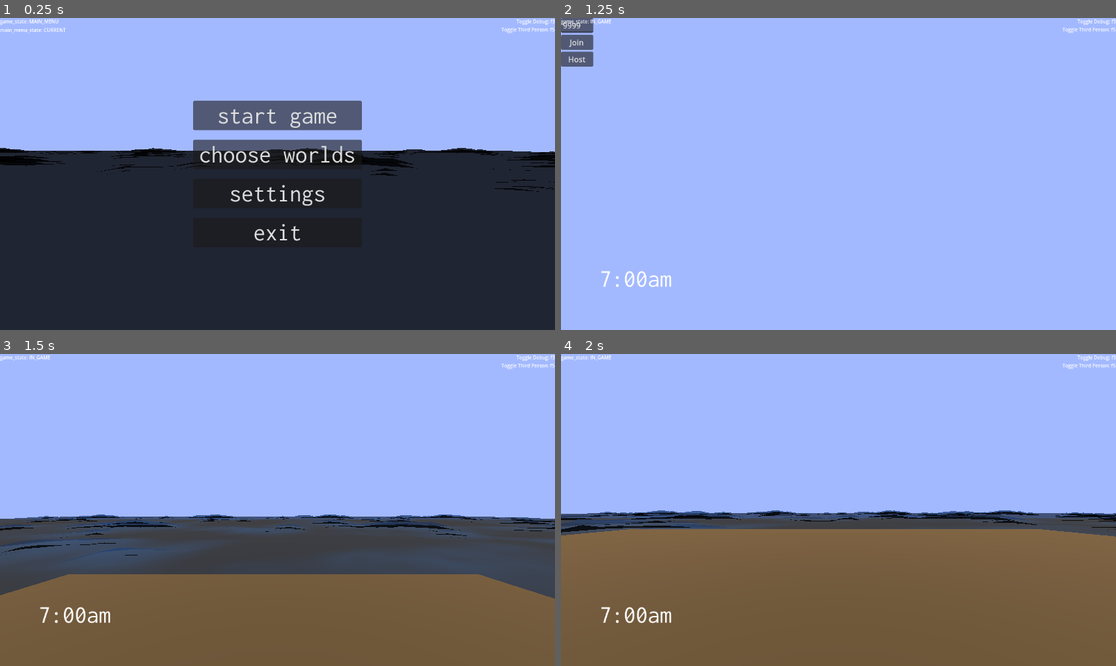
Above: before the commit, frames 1-4 (two rows, left to right).
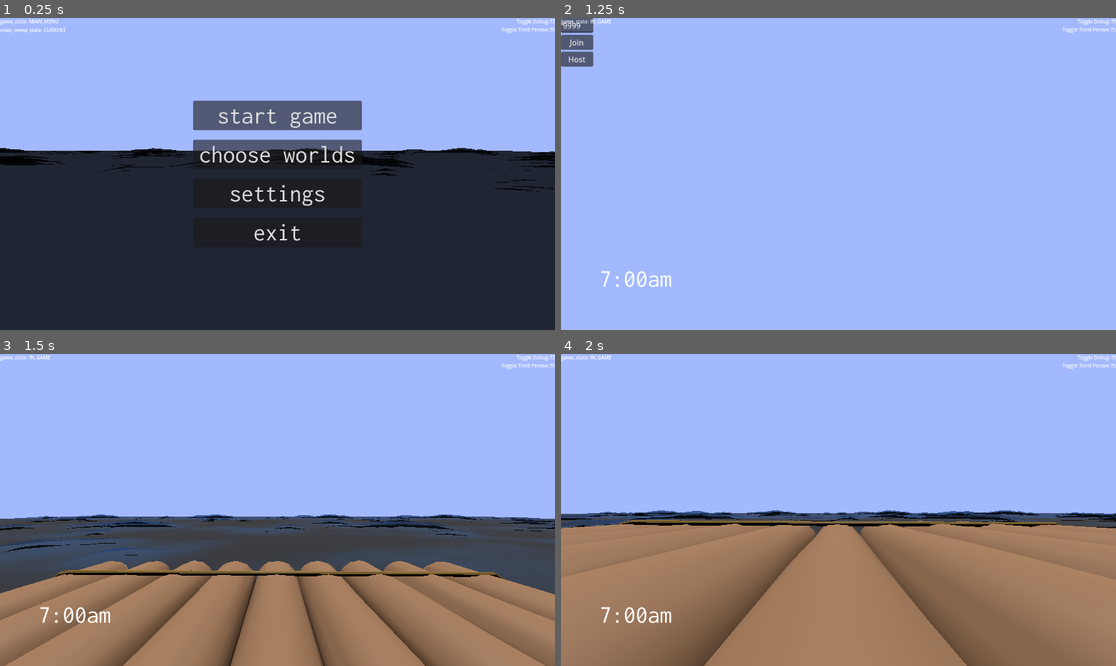
Above: after the commit, the same moments.

Repository: illogicalapple/open-water
Game: Godot game, scene res://scenes/start_menu.tscn
Same seed, same stepped clock (60 frames per second), same inputs: the game is played once before the commit and once after it.
Inputs:
- Up to frame 1 (0.25 s): no input
- Up to frame 2 (1.25 s): click "start game" at 0.5 s
- Up to frame 3 (1.5 s): click "Host" at 1.25 s
- Up to frame 4 (2 s): no input

Frames 1-2 are identical in both runs. In frame 3, 25% of the frame differs, in the area x 0-100%, y 66-100%; in frame 4, 36%, in the area x 0-100%, y 53-100%.

Commit message:
added raft

Diff:
--- a/main.tscn
+++ b/main.tscn
@@ -1,8 +1,9 @@
-[gd_scene load_steps=18 format=3 uid="uid://ce17c81jacq53"]
+[gd_scene load_steps=19 format=3 uid="uid://ce17c81jacq53"]
 
 [ext_resource type="Script" path="res://main.gd" id="1_whca7"]
 [ext_resource type="Shader" path="res://main.gdshader" id="2_6w6rm"]
 [ext_resource type="PackedScene" uid="uid://d2mnnap7exmi7" path="res://scenes/gui.tscn" id="3_lgndg"]
+[ext_resource type="PackedScene" uid="uid://b0ndy6yikdj1u" path="res://assets/3D models/raft.gltf" id="4_bs8uy"]
 
 [sub_resource type="StandardMaterial3D" id="StandardMaterial3D_0ntqk"]
 albedo_color = Color(0.411765, 0.313726, 0.188235, 1)
@@ -87,7 +88,11 @@
 [node name="Floor" type="StaticBody3D" parent="."]
 transform = Transform3D(1, 0, 0, 0, 1, 0, 0, 0, 1, -0.310413, -0.0586481, 0.210363)
 
+[node name="raft" parent="Floor" instance=ExtResource("4_bs8uy")]
+transform = Transform3D(18, 0, 0, 0, 18, 0, 0, 0, 18, -14.3, -1.04201, -0.210363)
+
 [node name="Floor" type="MeshInstance3D" parent="Floor"]
+visible = false
 material_override = SubResource("StandardMaterial3D_0ntqk")
 mesh = SubResource("BoxMesh_qy1k6")
 skeleton = NodePath("../..")
@@ -95,13 +100,13 @@
 [node name="CollisionShape3D" type="CollisionShape3D" parent="Floor"]
 shape = SubResource("BoxShape3D_i6wcq")
 
-[node name="Area3D" type="Area3D" parent="."]
+[node name="Water" type="Area3D" parent="."]
 transform = Transform3D(1, 0, 0, 0, 1, 0, 0, 0, 1, 0, -5.25731, 0)
 
-[node name="CollisionShape3D" type="CollisionShape3D" parent="Area3D"]
+[node name="CollisionShape3D" type="CollisionShape3D" parent="Water"]
 shape = SubResource("BoxShape3D_dvrvf")
 
-[node name="MeshInstance3D" type="MeshInstance3D" parent="Area3D"]
+[node name="ff" type="MeshInstance3D" parent="Water"]
 transform = Transform3D(1, 0, 0, 0, 1, 0, 0, 0, 1, 0, 1.58211, 0)
 material_override = SubResource("ShaderMaterial_wawqv")
 cast_shadow = 0
@@ -118,15 +123,6 @@
 material_override = SubResource("StandardMaterial3D_j1bh7")
 cast_shadow = 0
 mesh = SubResource("BoxMesh_brgo6")
-
-[node name="MultiplayerSpawner" type="MultiplayerSpawner" parent="."]
-_spawnable_scenes = PackedStringArray("res://player_character/player_character.tscn")
-spawn_path = NodePath("..")
-
-[node name="TimeSet" type="Timer" parent="."]
-process_mode = 3
-wait_time = 2.0
-autostart = true
 
 [node name="fencing" type="Node3D" parent="."]
 
@@ -157,6 +153,15 @@
 transform = Transform3D(1, 0, 0, 0, 1, 0, 0, 0, 1, 0, 0, 16)
 shape = SubResource("BoxShape3D_r3y4a")
 
+[node name="MultiplayerSpawner" type="MultiplayerSpawner" parent="."]
+_spawnable_scenes = PackedStringArray("res://player_character/player_character.tscn")
+spawn_path = NodePath("..")
+
+[node name="TimeSet" type="Timer" parent="."]
+process_mode = 3
+wait_time = 2.0
+autostart = true
+
 [connection signal="pressed" from="Menu/Join" to="." method="_on_join_pressed"]
 [connection signal="pressed" from="Menu/Host" to="." method="_on_host_pressed"]
 [connection signal="timeout" from="TimeSet" to="." method="_on_time_set_timeout"]
Not shown, added: assets/3D models/raft.gltf
Not shown, added: assets/3D models/raft.gltf.import
